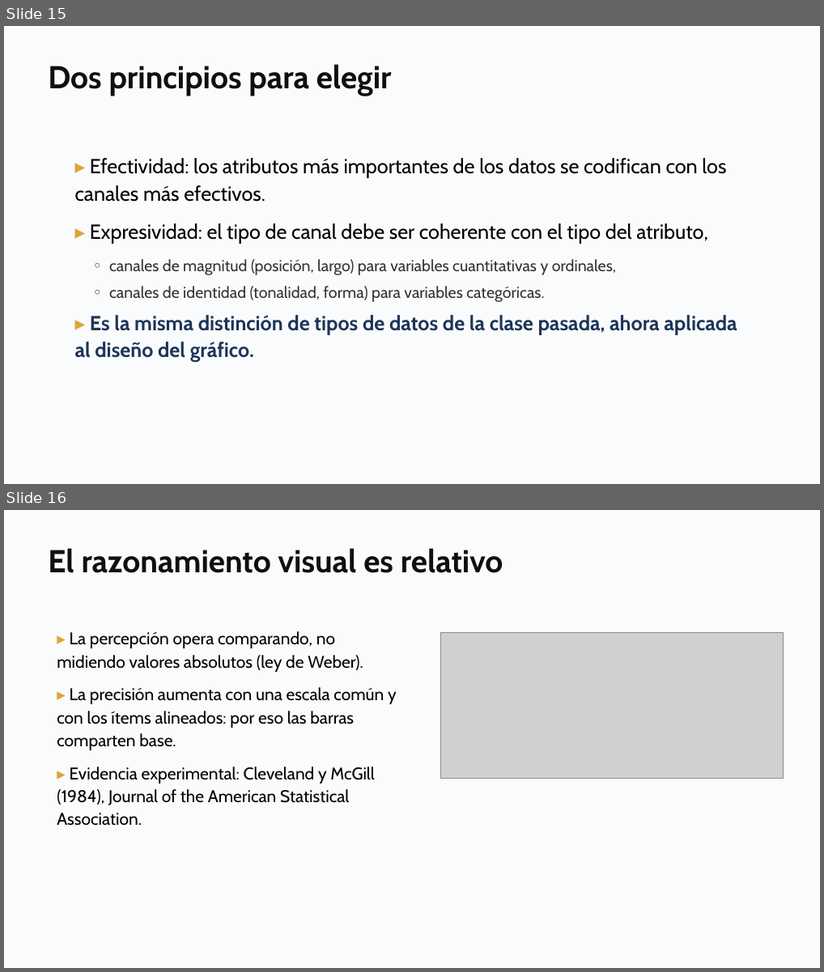
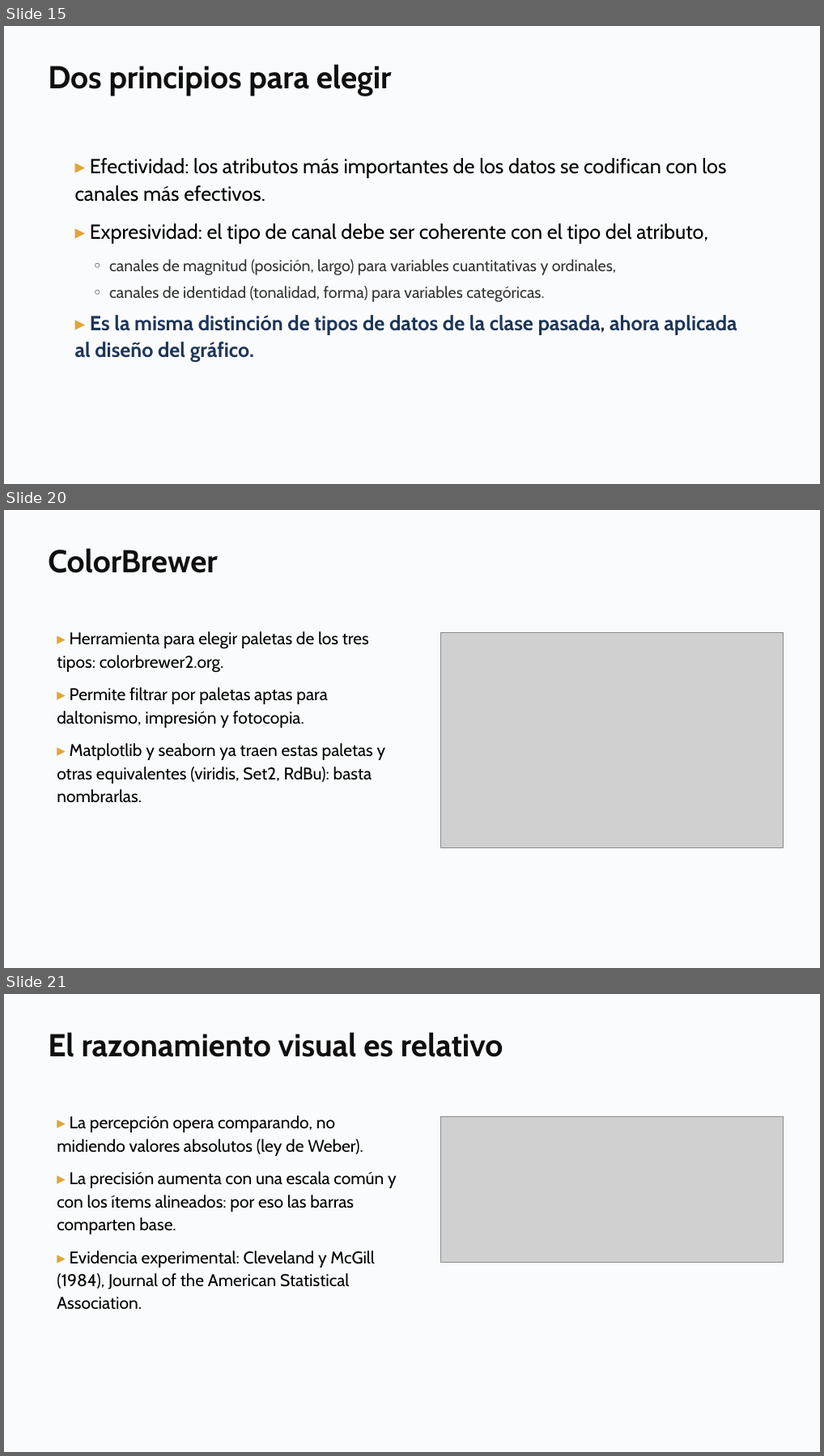
Before and after one commit to daniopitz/cienciadatos, a slide deck: presentaciones/clase03_visualizacion_eda.pptx. Shown one above the other, each under a label of ours: slides 15 and 16 before the commit, slides 15, 20 and 21 after it; the slides between them are not shown. The pictures are 824x972 and 824x1456 pixels, drawn with LibreOffice and Linux fonts; fonts in the diff are those of the drawing; grey boxes stand for pictures. Boxes give left, top, right and bottom in pixels: in the first picture for what was removed or moved away, otherwise in the second. Text is boxed around its words. In the diff, an @@ line names an element or a change of style, - is before the commit and + after.

```diff
--- a/presentaciones/clase03_visualizacion_eda.pptx
+++ b/presentaciones/clase03_visualizacion_eda.pptx
@@ slide 20 added at bbox=[4, 510, 820, 968], background #FFFFFF @@
@@ rectangle added at bbox=[4, 510, 820, 968], fill #FAFBFC @@
@@ text added at bbox=[48, 548, 218, 573], 28 pt, text #0F0F0F, bold @@
+ColorBrewer
@@ text added at bbox=[57, 632, 386, 802], 15 pt, text #000000 @@
+▸ Herramienta para elegir paletas de los tres tipos: colorbrewer2.org.
+▸ Permite filtrar por paletas aptas para daltonismo, impresión y fotocopia.
+▸ Matplotlib y seaborn ya traen estas paletas y otras equivalentes (viridis, Set2, RdBu): basta nombrarlas.
@@ picture added at bbox=[441, 632, 784, 848] @@
@@ what was slide 16 is now slide 21 @@
```
Also in this commit, not shown: 2 slides changed, 4 other slides added, 3 other files.
